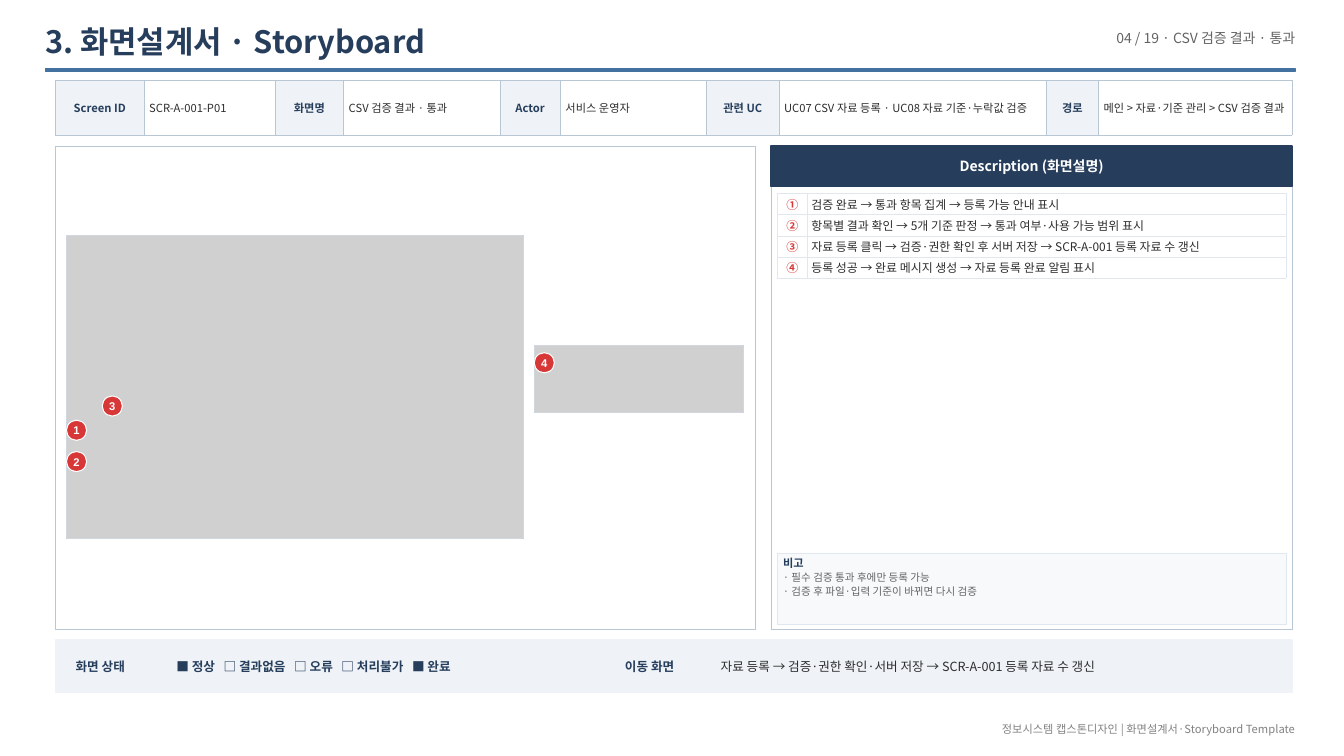
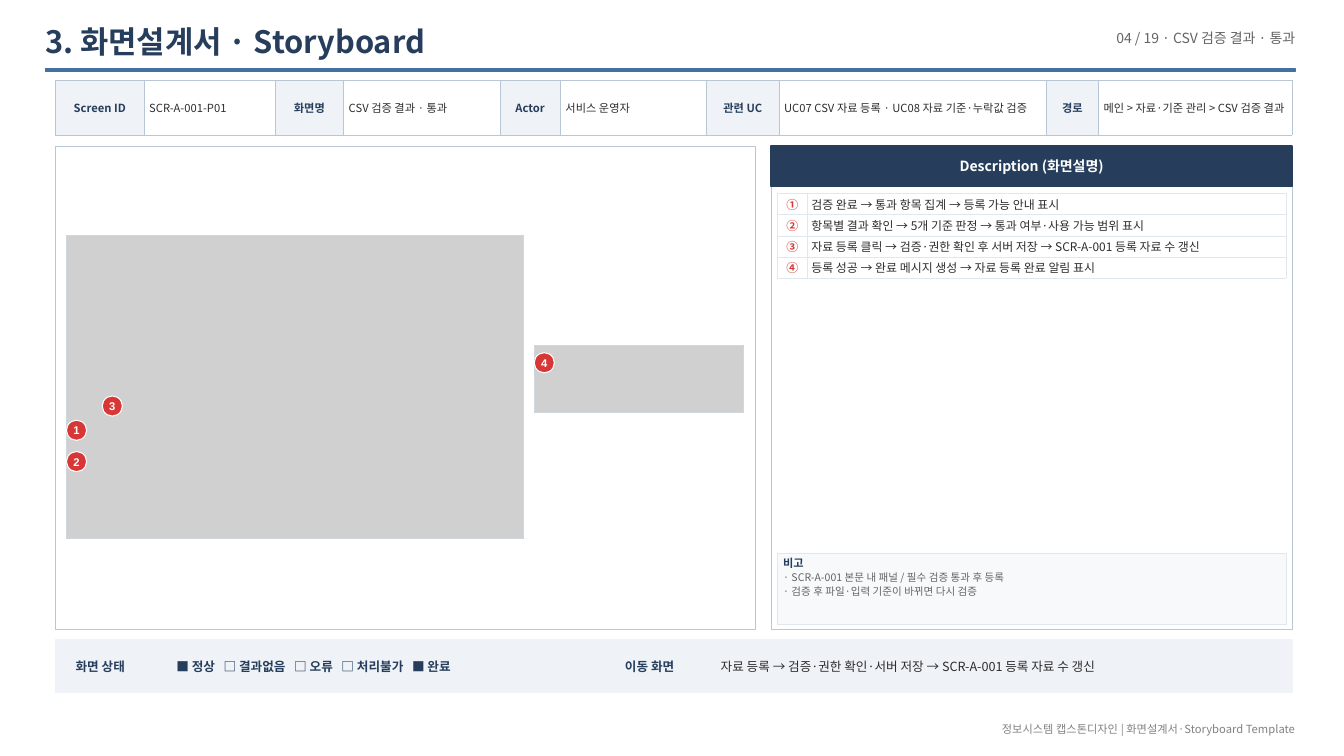
Before and after one commit to LSB-afk/-Information-Systems-Capstone-Design, a slide deck: slide 28 of 00_제출/Red 화면설계서_20261003.pptx. Drawn at 1344x756 pixels with LibreOffice and Linux fonts; fonts in the diff are those of the drawing; grey boxes stand for pictures. Boxes give left, top, right and bottom in pixels: in the first picture for what was removed or moved away, otherwise in the second. Text is boxed around its words. In the diff, an @@ line names an element or a change of style, - is before the commit and + after.

```diff
--- a/00_제출/Red 화면설계서_20261003.pptx
+++ b/00_제출/Red 화면설계서_20261003.pptx
@@ text at [791, 572, 1004, 582]: text changed @@
-· 필수 검증 통과 후에만 등록 가능
+· SCR-A-001 본문 내 패널 / 필수 검증 통과 후 등록
```
Also in this commit, not shown: 27 other slides changed, 7 other files.
